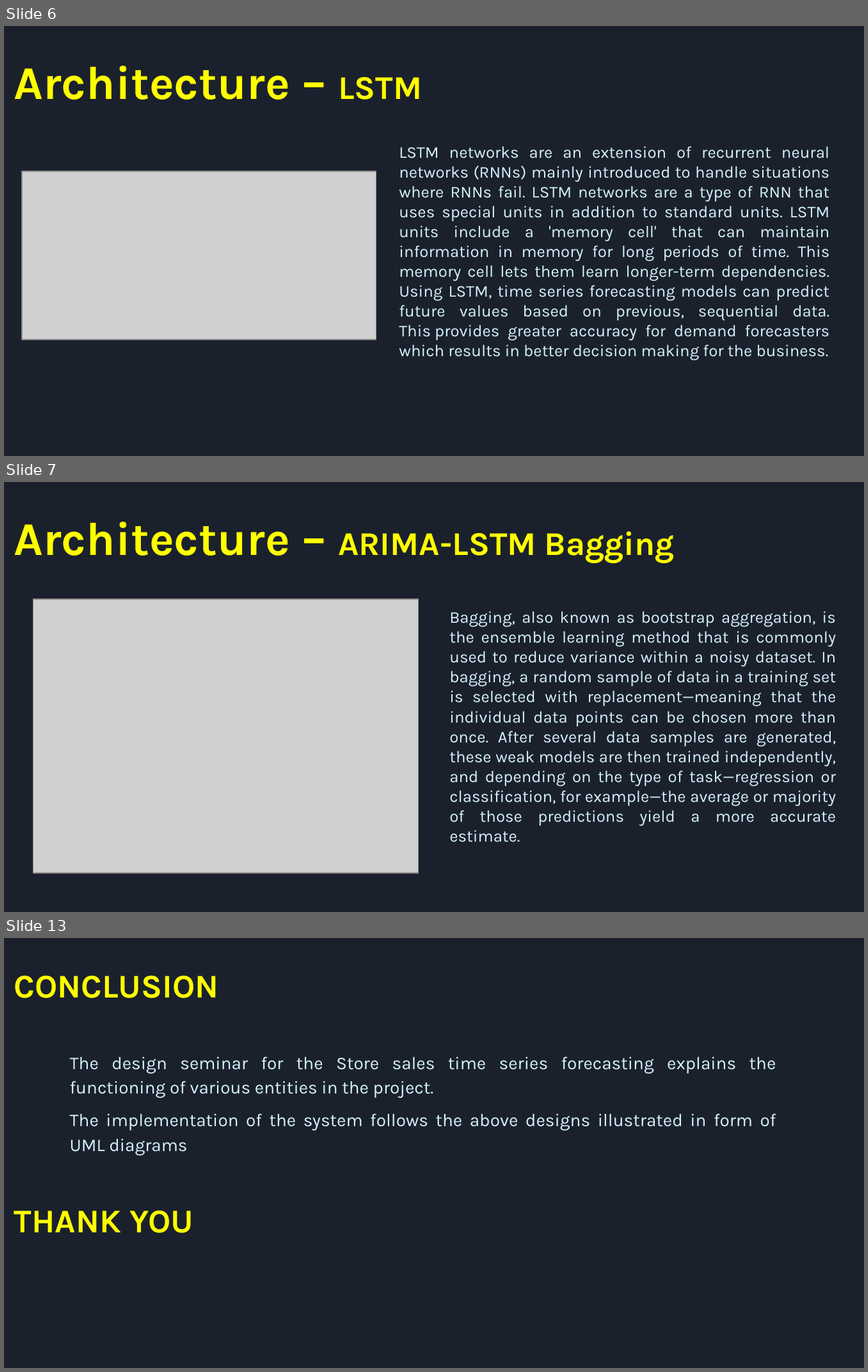
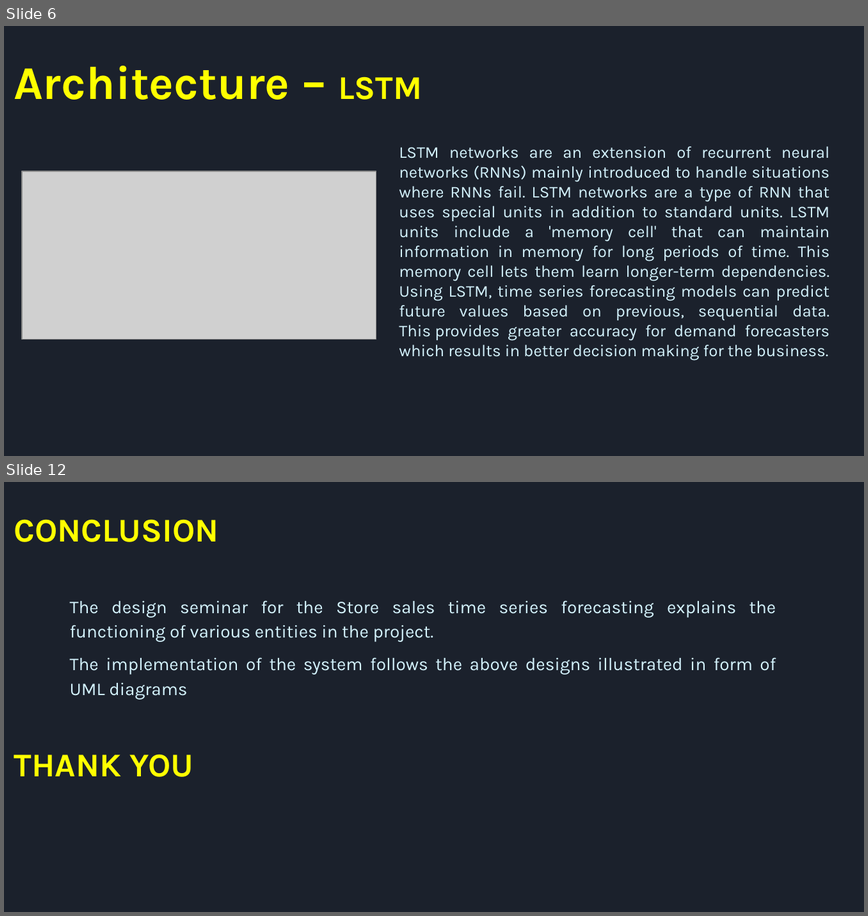
Before and after one commit to SriNithin965/project-4-2, a slide deck: ppts/Sales_Forecasting_Design_B4.pptx. Shown one above the other, each under a label of ours: slides 6, 7 and 13 before the commit, slides 6 and 12 after it; the slides between them are not shown. The pictures are 868x1372 and 868x916 pixels, drawn with LibreOffice and Linux fonts; fonts in the diff are those of the drawing; grey boxes stand for pictures. Boxes give left, top, right and bottom in pixels: in the first picture for what was removed or moved away, otherwise in the second. Text is boxed around its words. In the diff, an @@ line names an element or a change of style, - is before the commit and + after.

```diff
--- a/ppts/Sales_Forecasting_Design_B4.pptx
+++ b/ppts/Sales_Forecasting_Design_B4.pptx
@@ slide 7 removed at [4,482,864,912], background #1B212C @@
@@ text removed at [14,522,675,563] @@
-Architecture – ARIMA-LSTM Bagging
@@ picture removed at [33,599,418,873] @@
@@ text removed at [449,611,837,842] @@
-Bagging, also known as bootstrap aggregation, is the ensemble learning method that is commonly used to reduce variance within a noisy dataset. In bagging, a random sample of data in a training set is selected with replacement—meaning that the individual data points can be chosen more than once. After several data samples are generated, these weak models are then trained independently, and depending on the type of task—regression or classification, for example—the average or majority of those predictions yield a more accurate estimate.
@@ what was slide 13 is now slide 12 @@
```
Also in this commit, not shown: 6 slides changed, 1 other file.
